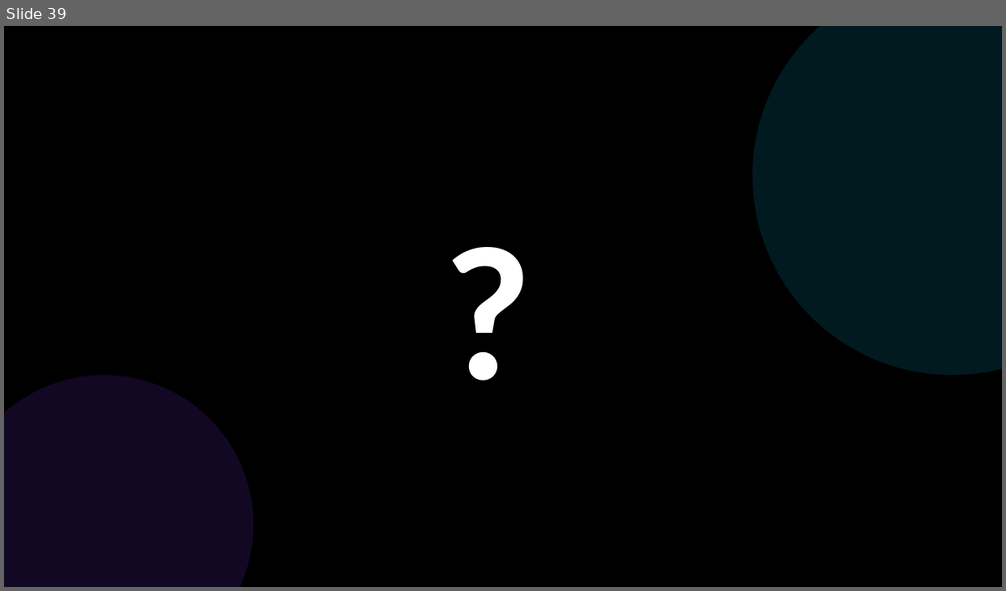
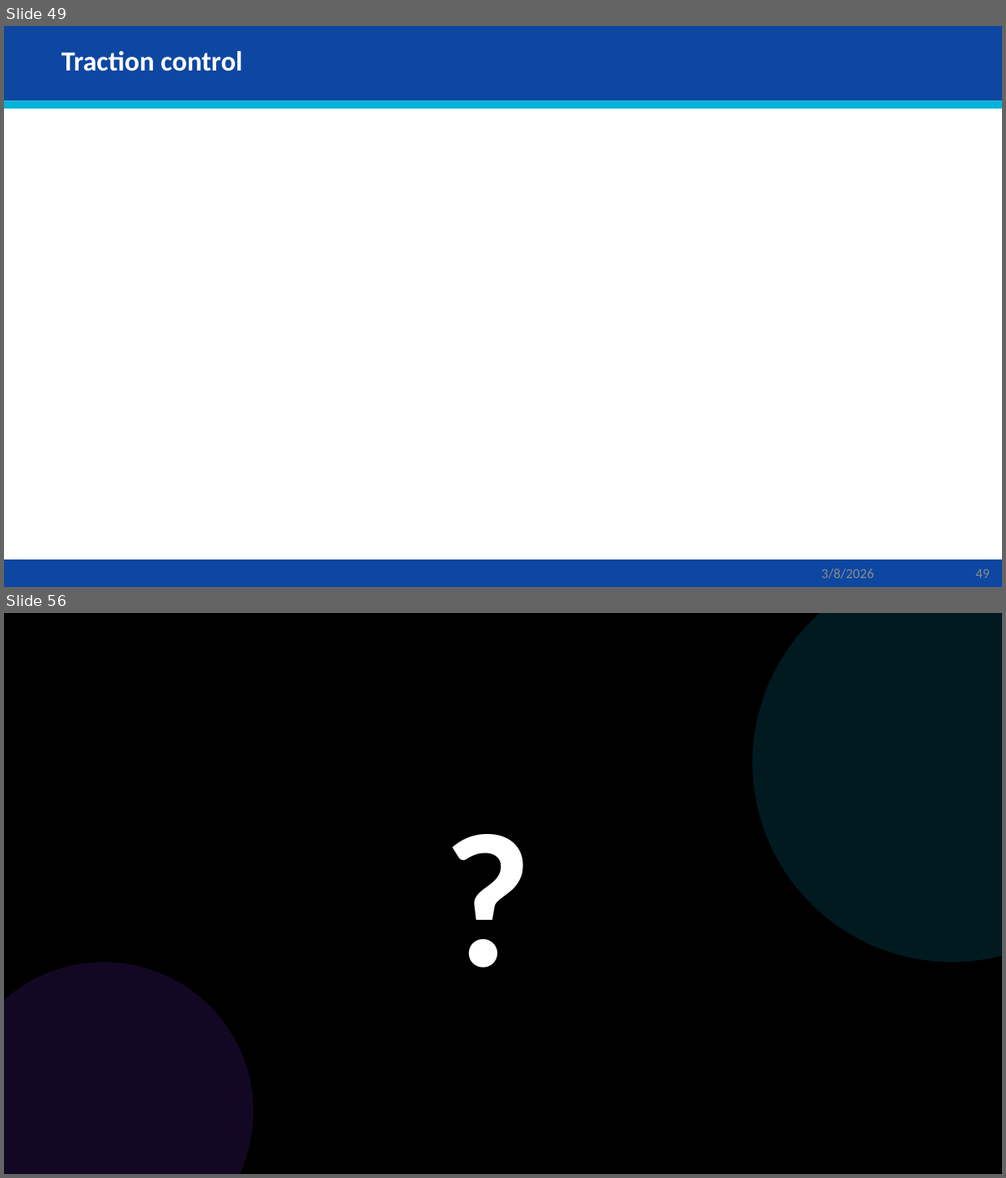
Before and after one commit to AbbadiAhmad/mobile_robots_course, a slide deck: Slides/Mod03/Mod03.pptx. Shown one above the other, each under a label of ours: slide 39 before the commit, slides 49 and 56 after it; the slides between them are not shown. The pictures are 1006x591 and 1006x1178 pixels, drawn with LibreOffice and Linux fonts; fonts in the diff are those of the drawing; grey boxes stand for pictures. Boxes give left, top, right and bottom in pixels: in the first picture for what was removed or moved away, otherwise in the second. Text is boxed around its words. In the diff, an @@ line names an element or a change of style, - is before the commit and + after.

```diff
--- a/Slides/Mod03/Mod03.pptx
+++ b/Slides/Mod03/Mod03.pptx
@@ slide 49 added at [4, 26, 1002, 587], background #FFFFFF @@
@@ rectangle added at [4, 26, 1002, 101], fill #0D47A1 @@
@@ title added at [62, 51, 242, 71], 20 pt, text #FFFFFF, bold @@
+Traction control
@@ rectangle added at [4, 101, 1002, 109], fill #00B4D8 @@
@@ rectangle added at [4, 560, 1002, 587], fill #0D47A1 @@
@@ text added at [821, 569, 874, 579], 10 pt, text #8C8C8C @@
+3/8/2026
@@ page number added at [975, 570, 989, 578], 10 pt, text #8C8C8C @@
+49
@@ what was slide 39 is now slide 56 @@
```
Also in this commit, not shown: 3 slides changed, 20 other slides added.
